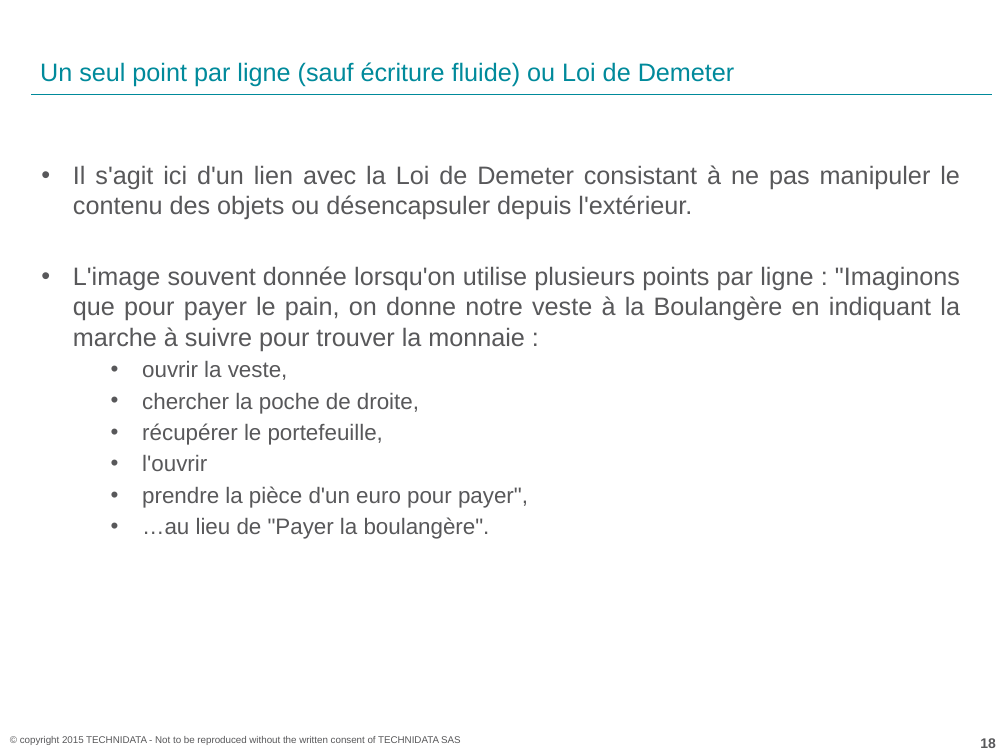
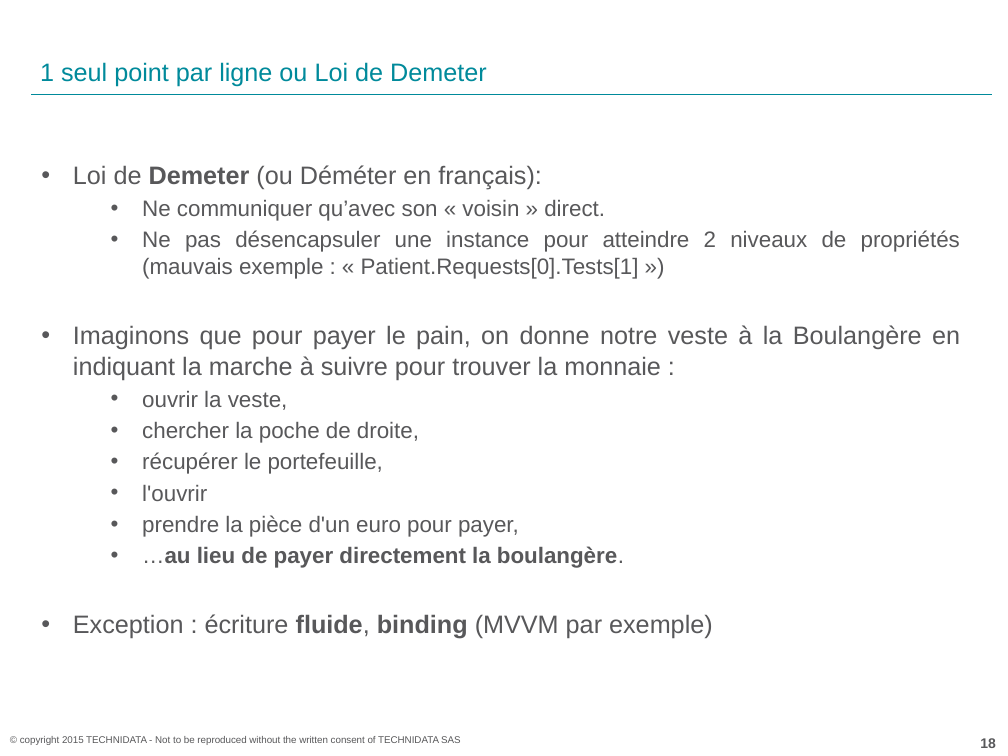
Before and after one commit to acoudene/ObjectCalisthenics, a slide deck: slide 18 of ObjectCalisthenics.pptx. Drawn at 1008x756 pixels with LibreOffice and Linux fonts; fonts in the diff are those of the drawing; background and template pictures are left out. Boxes give left, top, right and bottom in pixels: in the first picture for what was removed or moved away, otherwise in the second. Text is boxed around its words. In the diff, an @@ line names an element or a change of style, - is before the commit and + after.

```diff
--- a/ObjectCalisthenics.pptx
+++ b/ObjectCalisthenics.pptx
@@ title at <box>40,62,487,87</box>: text changed @@
-Un seul point par ligne (sauf écriture fluide) ou Loi de Demeter
+1 seul point par ligne ou Loi de Demeter
@@ text at <box>73,165,960,380</box>: text changed; size 18 to 16 pt @@
-• Il s'agit ici d'un lien avec la Loi de Demeter consistant à ne pas manipuler le contenu des objets ou désencapsuler depuis l'extérieur.
-• L'image souvent donnée lorsqu'on utilise plusieurs points par ligne : "Imaginons que pour payer le pain, on donne notre veste à la Boulangère en indiquant la marche à suivre pour trouver la monnaie :
+• Loi de Demeter (ou Déméter en français):
+  • Ne communiquer qu’avec son « voisin » direct.
+  • Ne pas désencapsuler une instance pour atteindre 2 niveaux de propriétés (mauvais exemple : « Patient.Requests[0].Tests[1] »)
+• Imaginons que pour payer le pain, on donne notre veste à la Boulangère en indiquant la marche à suivre pour trouver la monnaie :
@@ text at <box>73,515,713,639</box>: text changed @@
-  • prendre la pièce d'un euro pour payer",
-  • …au lieu de "Payer la boulangère".
+  • prendre la pièce d'un euro pour payer,
+  • …au lieu de payer directement la boulangère.
+• Exception : écriture fluide, binding (MVVM par exemple)
```
Also in this commit, not shown: 21 other slides changed.
